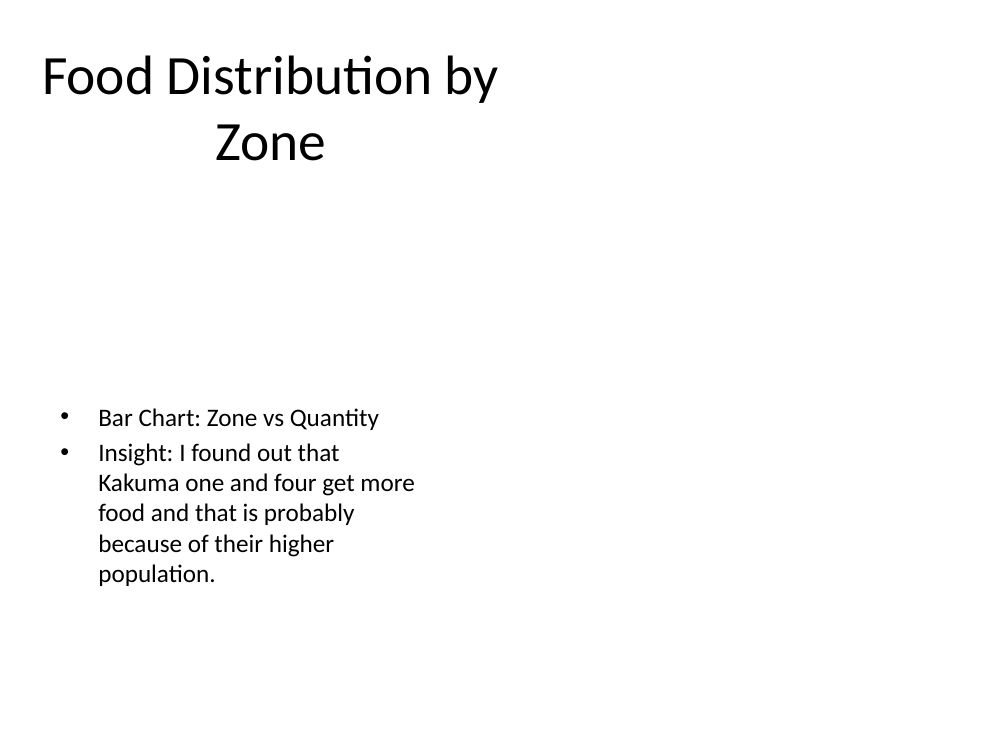
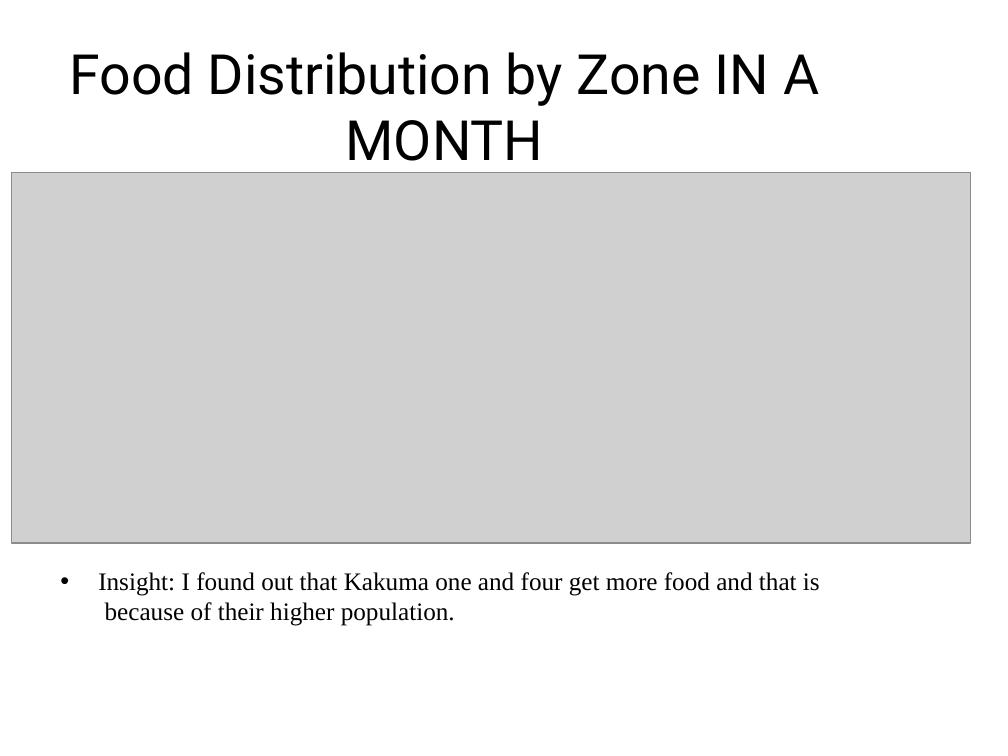
Before and after one commit to JavierWolvie/Data-Analytics, a slide deck: slide 9 of TABLEAU/Kakuma_Food_Distribution_Analysis_Presentation.pptx (slide 10 before the commit). Drawn at 1008x756 pixels with LibreOffice and Linux fonts; fonts in the diff are those of the drawing; grey boxes stand for pictures. Boxes give left, top, right and bottom in pixels: in the first picture for what was removed or moved away, otherwise in the second. Text is boxed around its words. In the diff, an @@ line names an element or a change of style, - is before the commit and + after.

```diff
--- a/TABLEAU/Kakuma_Food_Distribution_Analysis_Presentation.pptx
+++ b/TABLEAU/Kakuma_Food_Distribution_Analysis_Presentation.pptx
@@ title at (x1=70, y1=52, x2=819, y2=174): text changed; font Calibri to Roboto @@
-Food Distribution by Zone
+Food Distribution by Zone IN A MONTH
@@ picture added at (x1=11, y1=172, x2=970, y2=543) @@
@@ text at (x1=98, y1=572, x2=820, y2=626): text changed; font Calibri to Times New Roman @@
-• Bar Chart: Zone vs Quantity
-• Insight: I found out that Kakuma one and four get more food and that is probably because of their higher population.
+• Insight: I found out that Kakuma one and four get more food and that is because of their higher population.
```
Also in this commit, not shown: 10 other slides changed, 2 slides added, 3 slides removed.
